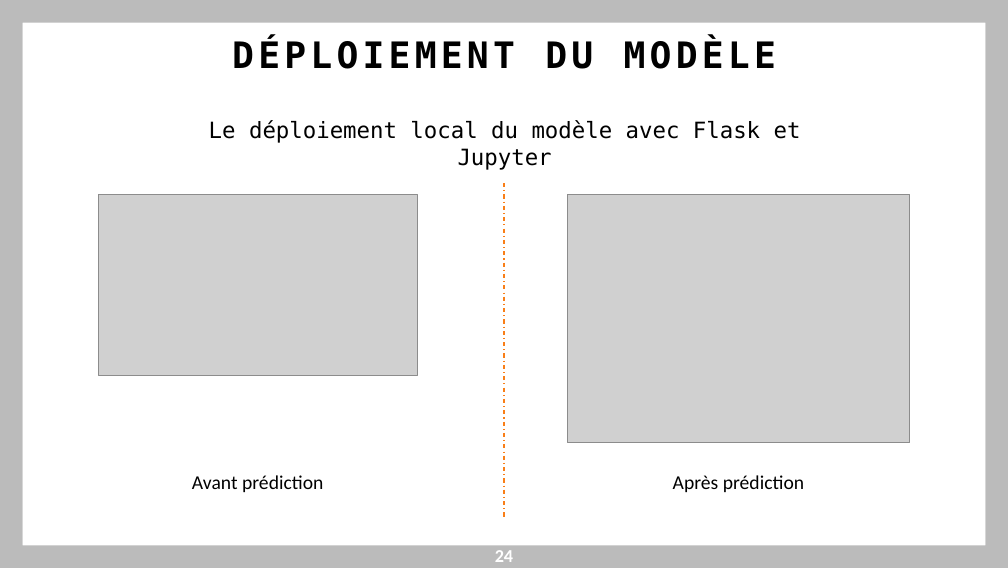
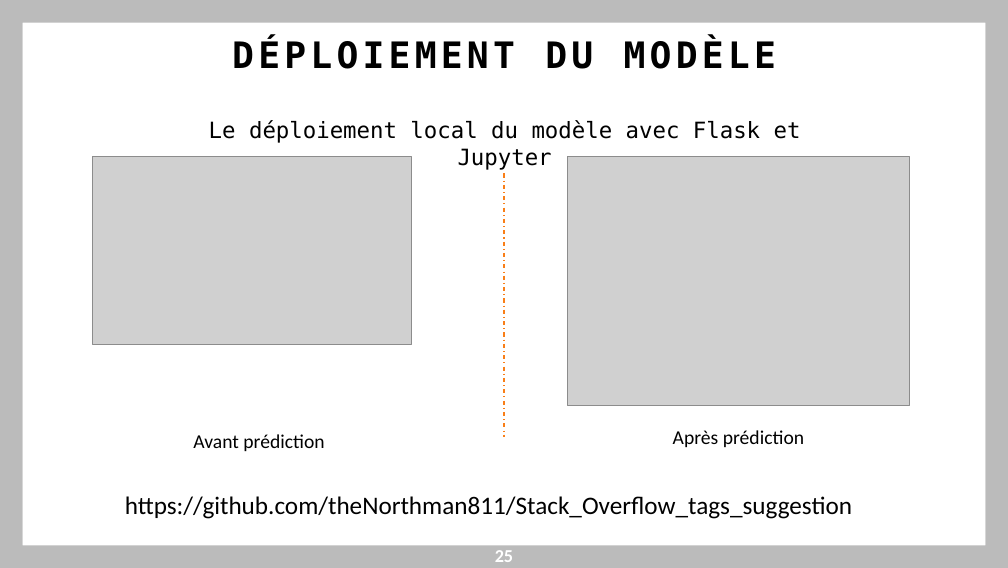
Before and after one commit to theNorthman811/Stack_Overflow_tags_suggestion, a slide deck: slide 25 of BELGHAZI_SEDDIK_5_presentation_072023.pptx (slide 24 before the commit). Drawn at 1008x568 pixels with LibreOffice and Linux fonts; fonts in the diff are those of the drawing; grey boxes stand for pictures. Boxes give left, top, right and bottom in pixels: in the first picture for what was removed or moved away, otherwise in the second. Text is boxed around its words. In the diff, an @@ line names an element or a change of style, - is before the commit and + after.

```diff
--- a/BELGHAZI_SEDDIK_5_presentation_072023.pptx
+++ b/BELGHAZI_SEDDIK_5_presentation_072023.pptx
@@ picture: place and size @@
-picture at [98, 195, 417, 375]
+picture at [93, 157, 412, 345]
@@ line moved from (504, 183) - (504, 519) to (504, 173) - (504, 437) @@
@@ picture: place and size @@
-picture at [568, 195, 910, 443]
+picture at [568, 157, 910, 405]
@@ text "Avant prédiction": place and size @@
-text "Avant prédiction" at [192, 475, 323, 492]
+text "Avant prédiction" at [193, 434, 324, 451]
@@ text "Après prédiction": place and size @@
-text "Après prédiction" at [673, 475, 804, 492]
+text "Après prédiction" at [673, 430, 804, 447]
@@ text added at [125, 496, 852, 519], 18 pt, text #000000 @@
+https://github.com/theNorthman811/Stack_Overflow_tags_suggestion
@@ page number at [495, 550, 513, 562]: text changed @@
-24
+25
```
Also in this commit, not shown: 5 other slides changed, 1 slide added, 3 other files.
